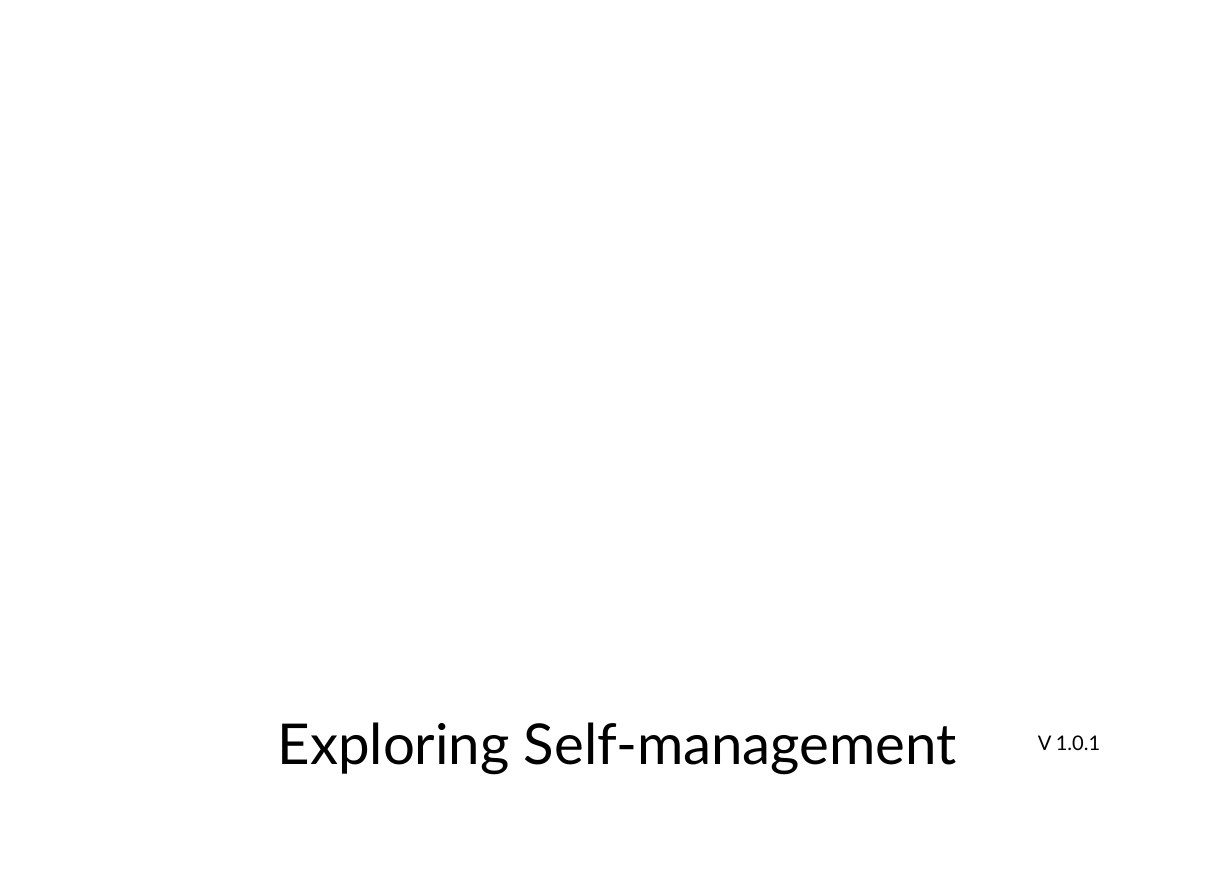
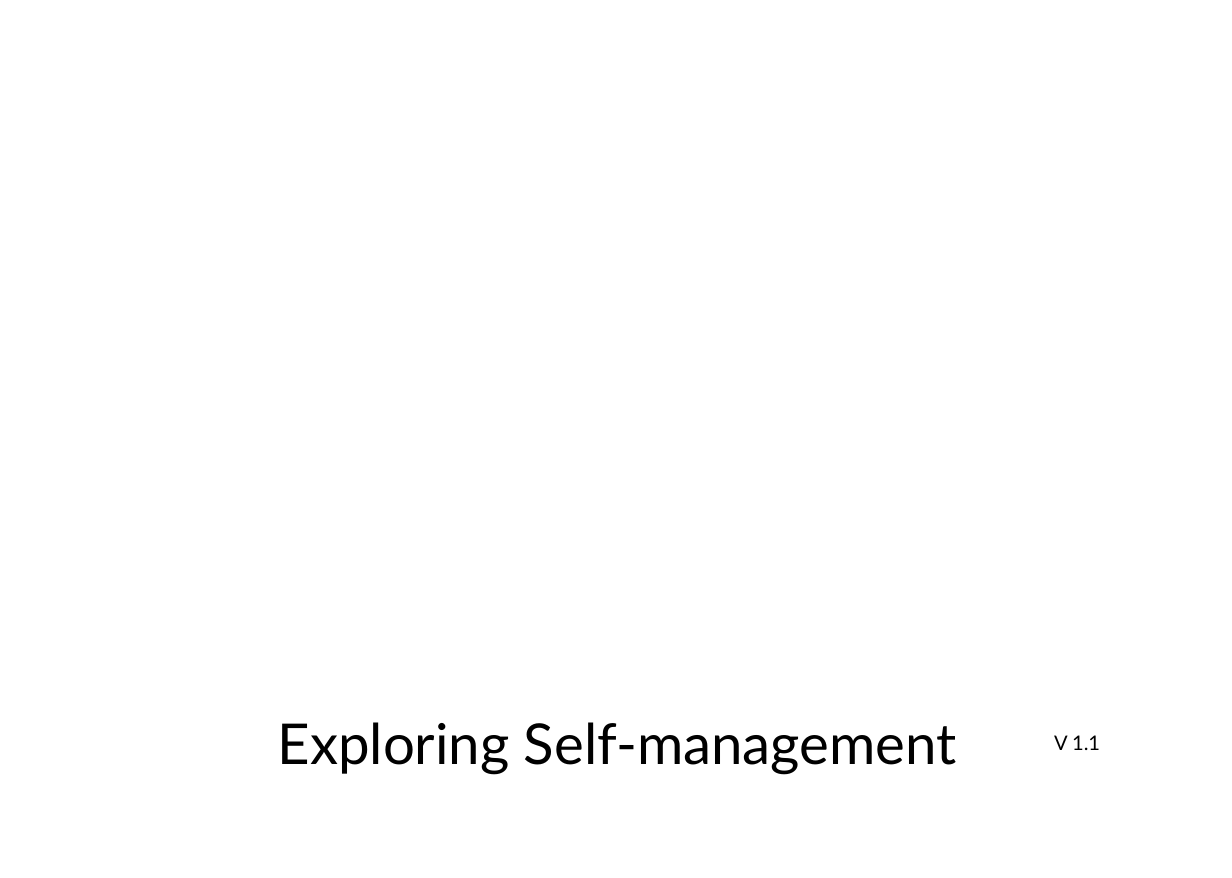
Before and after one commit to ScrumFacilitators/Exploring-Self-Management, a slide deck: slide 10 of Exploring Self-Management.pptx. Drawn at 1232x878 pixels with LibreOffice and Linux fonts; fonts in the diff are those of the drawing; background and template pictures are left out. Boxes give left, top, right and bottom in pixels: in the first picture for what was removed or moved away, otherwise in the second. Text is boxed around its words. In the diff, an @@ line names an element or a change of style, - is before the commit and + after.

```diff
--- a/Exploring Self-Management.pptx
+++ b/Exploring Self-Management.pptx
@@ text at (x1=1054, y1=735, x2=1100, y2=750): text changed @@
-V 1.0.1
+V 1.1
```
Also in this commit, not shown: 6 other slides changed, 2 other files.
